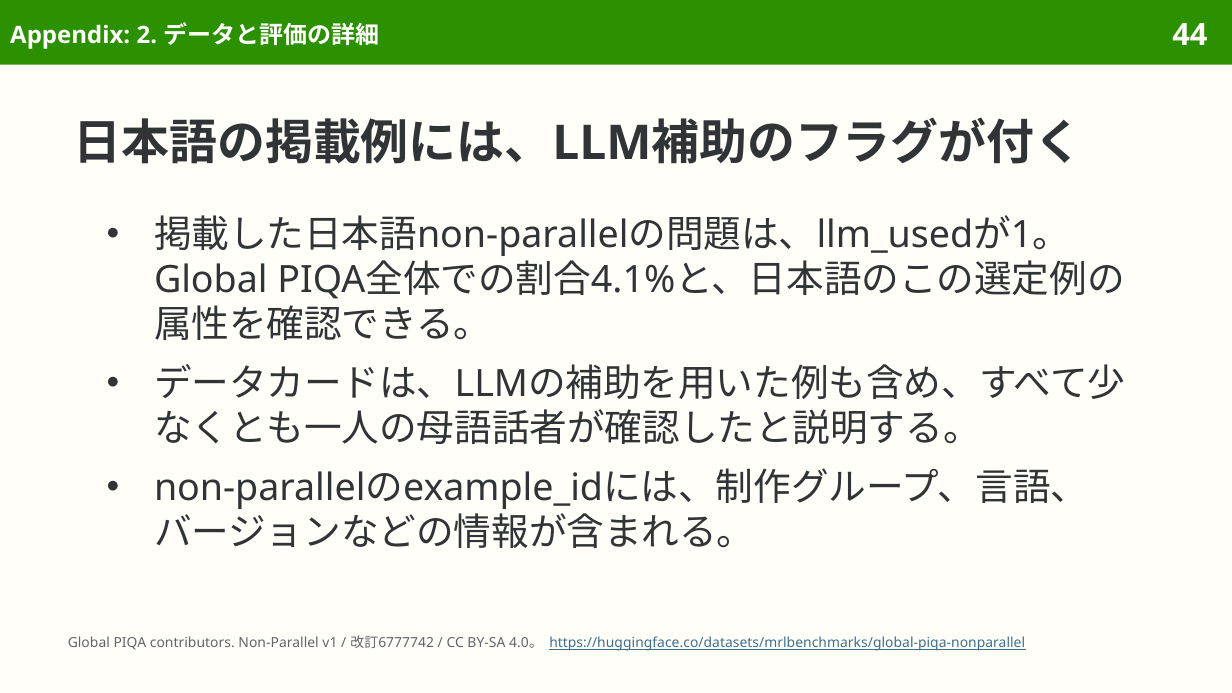
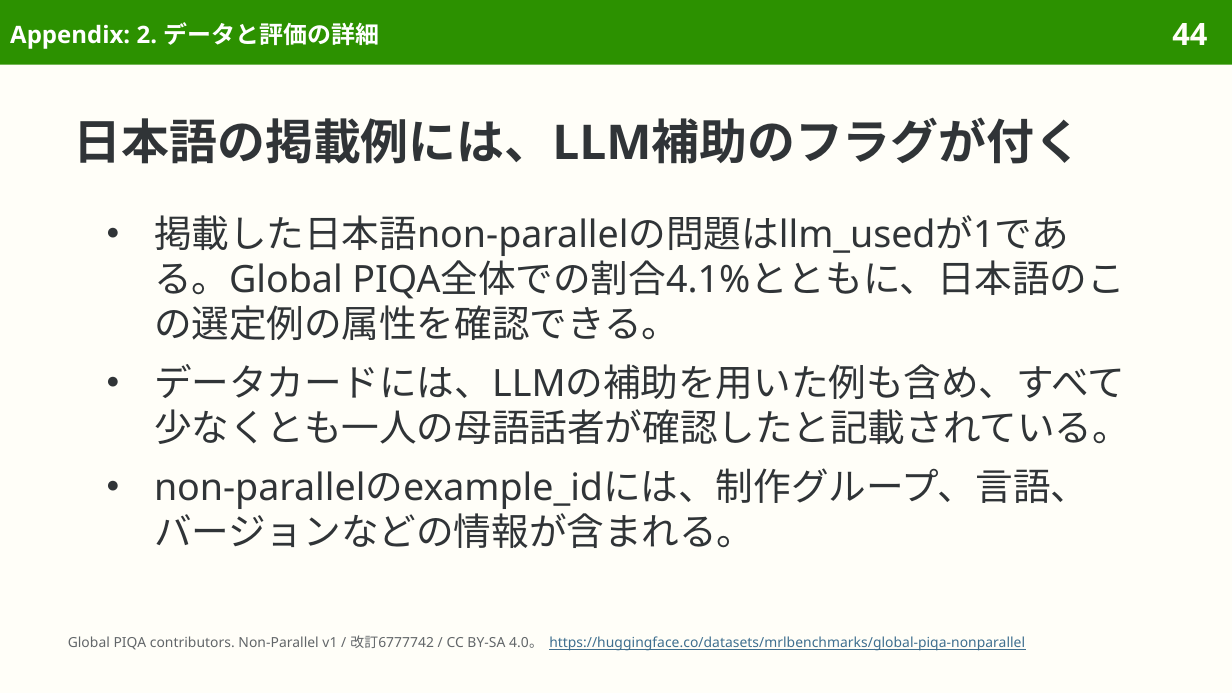
Before and after one commit to sasakiy84/datasets-in-10-minutes, a slide deck: slide 44 of slides/datasets-in-10-minutes-global-piqa.pptx. Drawn at 1232x693 pixels with LibreOffice and Linux fonts; fonts in the diff are those of the drawing. Boxes give left, top, right and bottom in pixels: in the first picture for what was removed or moved away, otherwise in the second. Text is boxed around its words. In the diff, an @@ line names an element or a change of style, - is before the commit and + after.

Commit message:
Proofread global-piqa slides page by page with Gemini

```diff
--- a/slides/datasets-in-10-minutes-global-piqa.pptx
+++ b/slides/datasets-in-10-minutes-global-piqa.pptx
@@ text at (154, 215, 1130, 444): text changed @@
-● 掲載した日本語non-parallelの問題は、llm_usedが1。Global PIQA全体での割合4.1%と、日本語のこの選定例の属性を確認できる。
-● データカードは、LLMの補助を用いた例も含め、すべて少なくとも一人の母語話者が確認したと説明する。
+● 掲載した日本語non-parallelの問題はllm_usedが1である。Global PIQA全体での割合4.1%とともに、日本語のこの選定例の属性を確認できる。
+● データカードには、LLMの補助を用いた例も含め、すべて少なくとも一人の母語話者が確認したと記載されている。
```
Also in this commit, not shown: 9 other slides changed, 7 other files.
